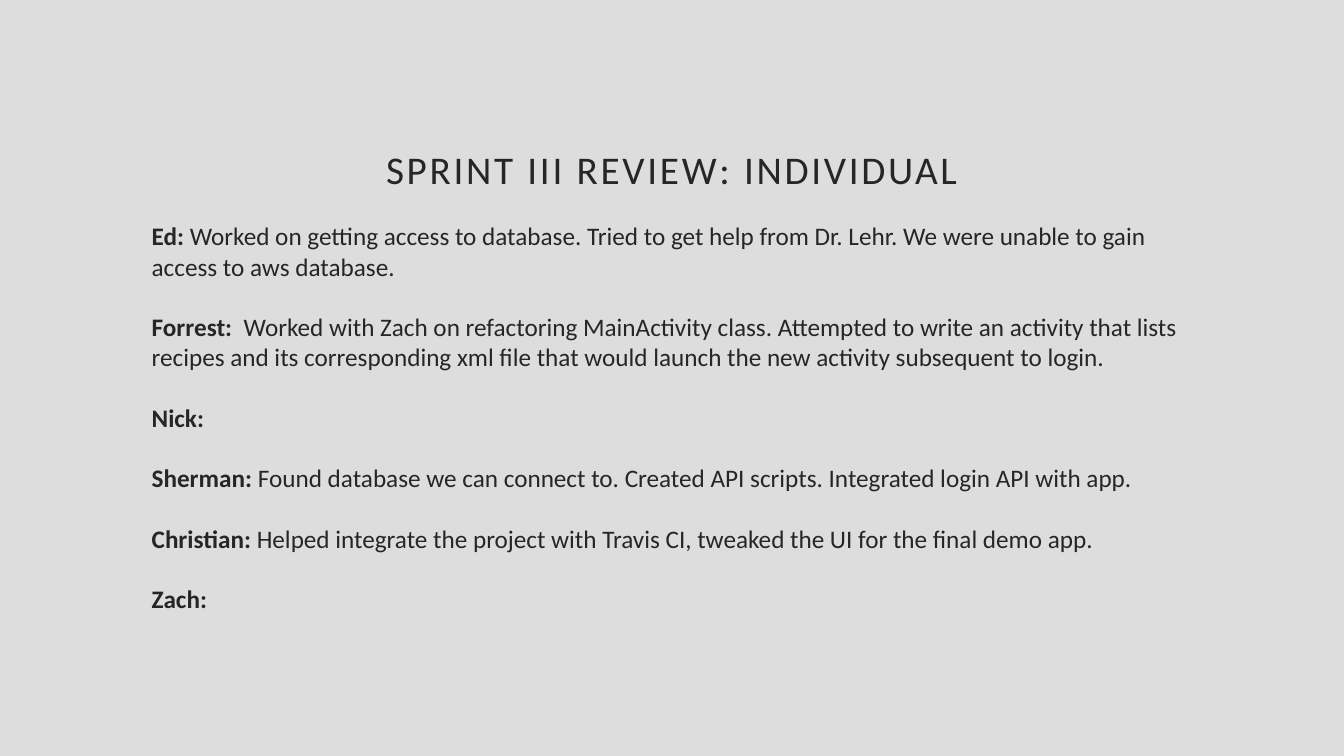
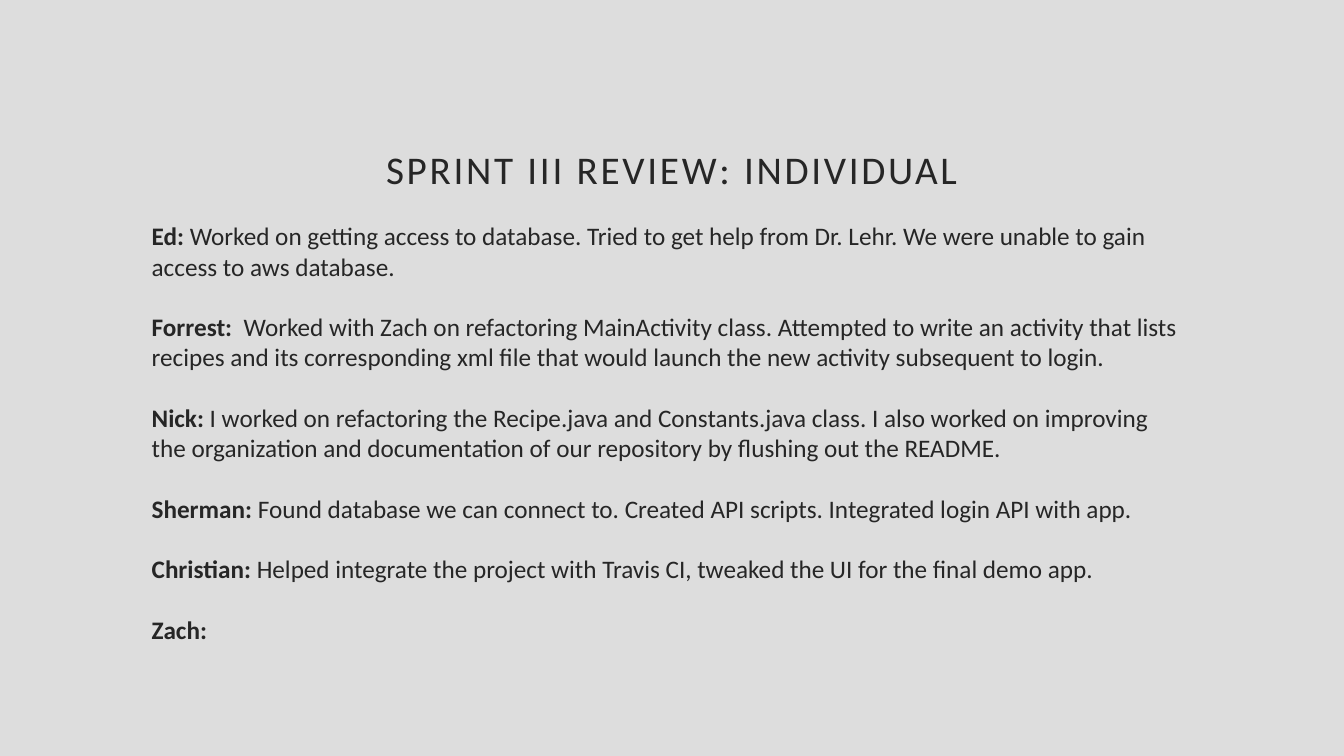
Before and after one commit to CiderCS3398/CS3398-Cider-S2017, a slide deck: slide 3 of Presentations/Sprint 3 Review.pptx. Drawn at 1344x756 pixels with LibreOffice and Linux fonts; fonts in the diff are those of the drawing. Boxes give left, top, right and bottom in pixels: in the first picture for what was removed or moved away, otherwise in the second. Text is boxed around its words. In the diff, an @@ line names an element or a change of style, - is before the commit and + after.

Commit message:
Contributing the Sprint 3 presentation

```diff
--- a/Presentations/Sprint 3 Review.pptx
+++ b/Presentations/Sprint 3 Review.pptx
@@ text at [152,409,1148,462]: text changed; bold off @@
-Nick:
+Nick: I worked on refactoring the Recipe.java and Constants.java class. I also worked on improving the organization and documentation of our repository by flushing out the README.
```
